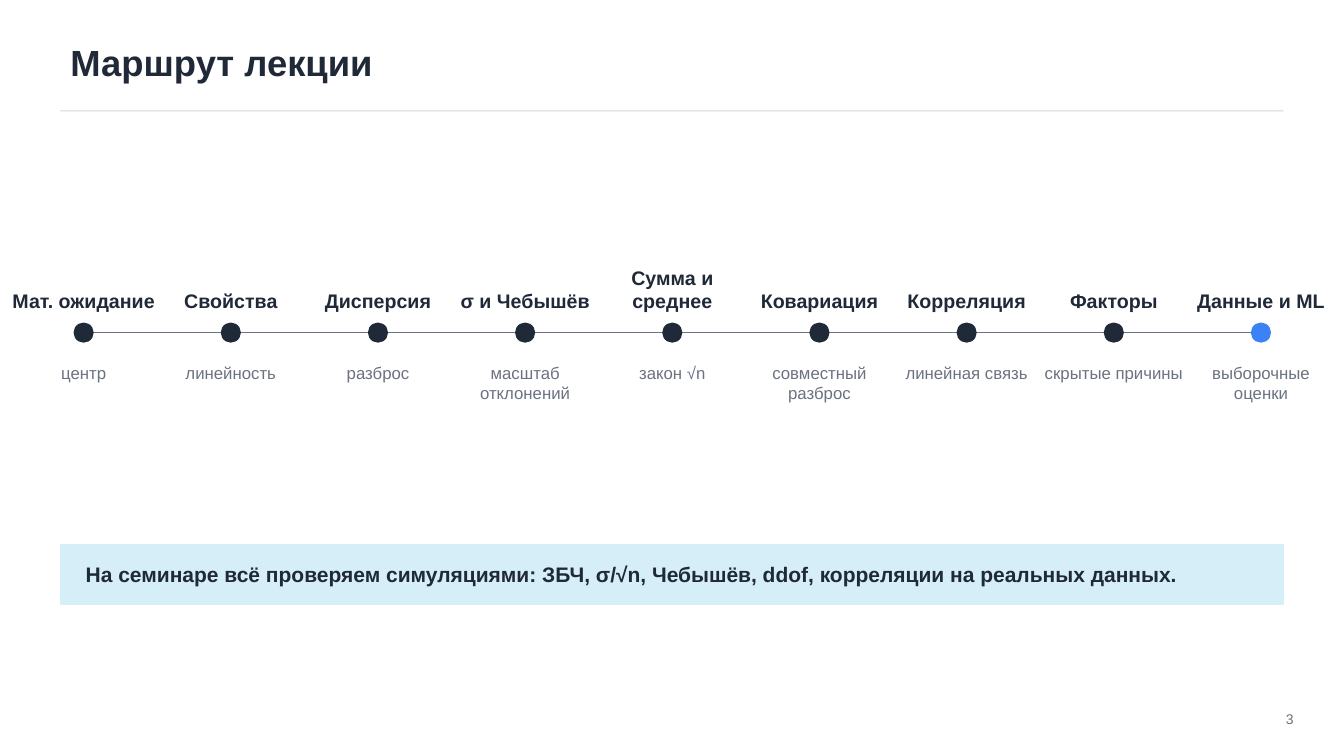
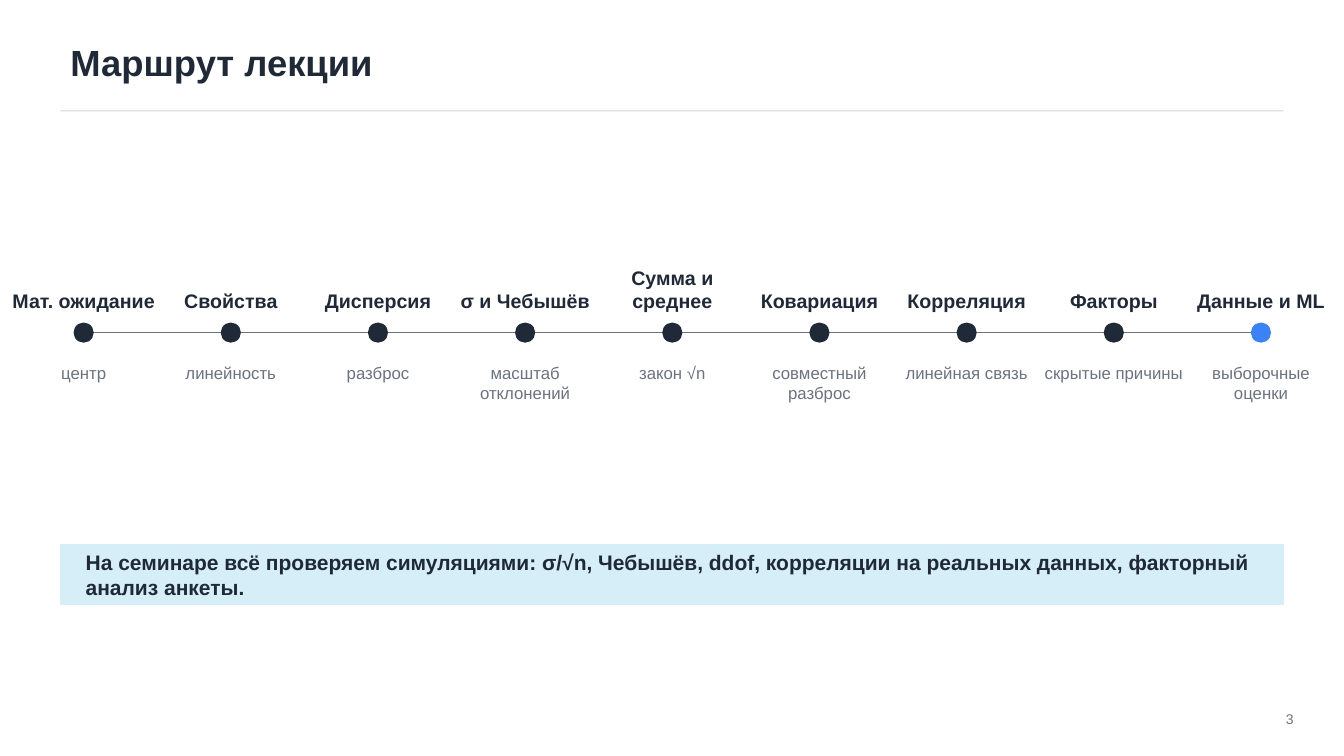
Before and after one commit to TheTonyPub/probability-theory-2026, a slide deck: slide 3 of lectures/04_expectation-variance-itmo.pptx. Drawn at 1344x756 pixels with LibreOffice and Linux fonts; fonts in the diff are those of the drawing. Boxes give left, top, right and bottom in pixels: in the first picture for what was removed or moved away, otherwise in the second. Text is boxed around its words. In the diff, an @@ line names an element or a change of style, - is before the commit and + after.

```diff
--- a/lectures/04_expectation-variance-itmo.pptx
+++ b/lectures/04_expectation-variance-itmo.pptx
@@ text at box(86, 553, 1249, 595): text changed @@
-На семинаре всё проверяем симуляциями: ЗБЧ, σ/√n, Чебышёв, ddof, корреляции на реальных данных.
+На семинаре всё проверяем симуляциями: σ/√n, Чебышёв, ddof, корреляции на реальных данных, факторный анализ анкеты.
```
Also in this commit, not shown: 2 other slides changed, 1 slide removed, 2 other files.
